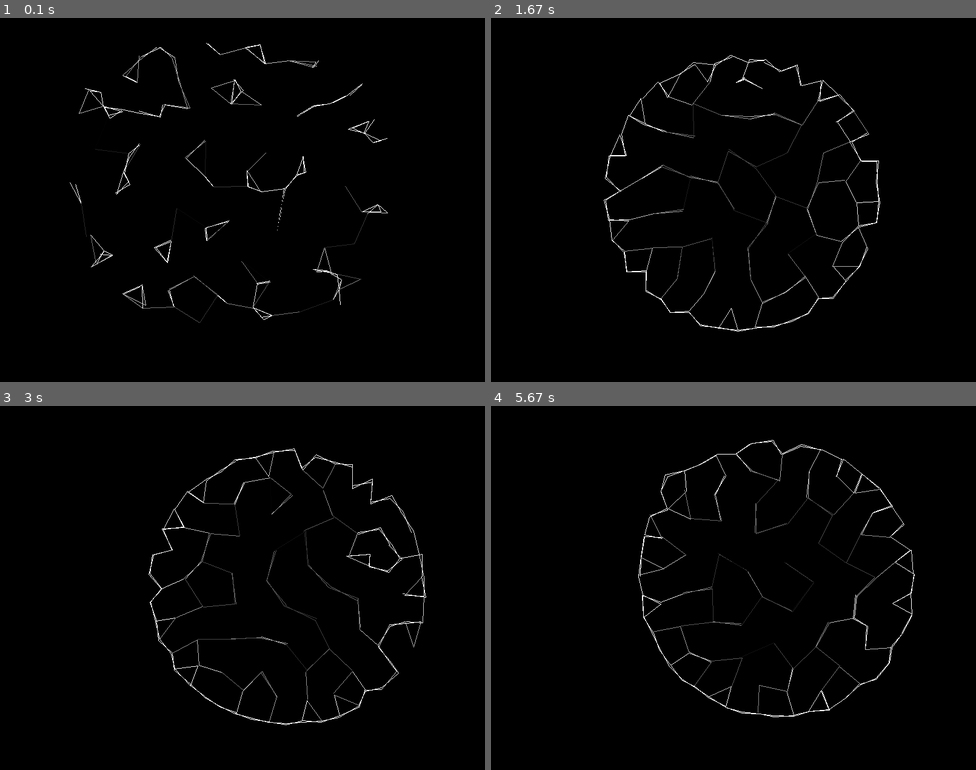
Above: before the commit, frames 1-4 (two rows, left to right).
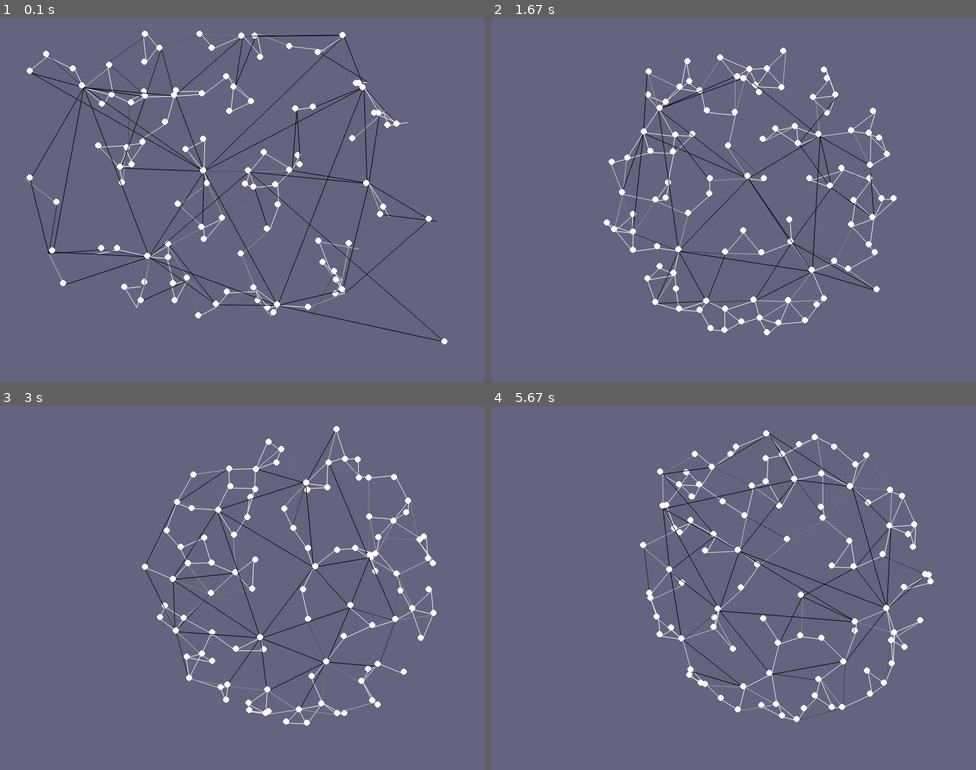
Above: after the commit, the same moments.

Repository: maxi0604/pygame-particles
Game: pygame game, started from particle.py
The game is run twice, just before and just after one commit, with the same random seed, the same clock (stepped at 60 frames per second) and the same inputs.
Inputs (mouse positions are in pixels of both pictures, inside the frame that each line leads up to):
- Up to frame 1 (0.1 s): no input
- Up to frame 2 (1.67 s): click (733, 200) at 0.38 s; click (782, 280) at 0.72 s; click (912, 327) at 1.05 s; click (743, 76) at 1.42 s
- Up to frame 3 (3 s): click (247, 624) at 1.92 s; click (368, 646) at 2.25 s; click (368, 555) at 2.75 s
- Up to frame 4 (5.67 s): click (908, 558) at 3.32 s; click (903, 660) at 3.65 s; click (752, 573) at 4.08 s; click (626, 522) at 4.48 s; click (864, 628) at 5.15 s; click (655, 471) at 5.55 s

The runs differ from the first frame. In frame 1, 99% of the frame differs, in the area x 0-100%, y 0-100%; in frame 2, 100%; in frame 3, 100%; in frame 4, 100%.

Commit message:
make output look nicer

Diff:
--- a/particle.py
+++ b/particle.py
@@ -24,10 +24,11 @@
     # main loop
     while running:
         dt = clock.tick(60)
-        screen.fill("black")
+        screen.fill((100, 100, 128))
         x_m, y_m = pygame.mouse.get_pos()
         # event handling, gets all event from the event queue
-        for part in particles:
+        for i in range(len(particles)):
+            part = particles[i]
             part[0] = (part[0] + random.uniform(-1, 1)) % width
             part[1] = (part[1] + random.uniform(-1, 1)) % width
 
@@ -35,35 +36,40 @@
             snd_min_dist = math.inf
             min_other = None
             snd_min_other = None
-            for other in particles:
-                if other == part:
+            for j in range(i + 1, len(particles)):
+                other = particles[j]
+                magn = math.hypot(other[0] - part[0], other[1] - part[1])
+                if magn == 0:
                     continue
-                len = math.hypot(other[0] - part[0], other[1] - part[1])
-                if len < min_dist:
+
+                if magn < min_dist:
                     snd_min_dist = min_dist
                     snd_min_other = min_other
-                    min_dist = len
+                    min_dist = magn
                     min_other = other
-                elif len < snd_min_dist:
-                    snd_min_dist = len
+                elif magn < snd_min_dist:
+                    snd_min_dist = magn
                     snd_min_other = other
 
-                norm_x, norm_y = (other[0] - part[0])/len, (other[1] - part[1])/len,
+                norm_x, norm_y = (other[0] - part[0])/magn, (other[1] - part[1])/magn,
                 # factor = 1 / (1 + math.exp(-(len)))
-                factor = 0.005 * (len - 300)
+                factor = 0.005 * (magn - 300)
                 part[0] += factor * norm_x
                 part[1] += factor * norm_y
 
-            min_dist_col = min(255, max(0, 600 - 10 * min_dist))
-            snd_min_dist_col = min(255, max(0, 600 - 10 * snd_min_dist))
-            pygame.draw.line(screen, (min_dist_col, min_dist_col, min_dist_col), (part[0], part[1]), (min_other[0], min_other[1]))
-            pygame.draw.line(screen, (snd_min_dist_col, snd_min_dist_col, snd_min_dist_col), (part[0], part[1]), (snd_min_other[0], snd_min_other[1]))
-            len = math.hypot(x_m - part[0], y_m - part[1])
-            norm_x, norm_y = (x_m - part[0])/len, (y_m - part[1])/len
-            factor = 0.005 * (800 - len)
+            if min_other:
+                min_dist_col = min(255, max(0, 600 - 7 * min_dist))
+                pygame.draw.aaline(screen, (min_dist_col, min_dist_col, min_dist_col), (part[0], part[1]), (min_other[0], min_other[1]))
+            if snd_min_other:
+                snd_min_dist_col = min(255, max(0, 600 - 7 * snd_min_dist))
+                pygame.draw.aaline(screen, (snd_min_dist_col, snd_min_dist_col, snd_min_dist_col), (part[0], part[1]), (snd_min_other[0], snd_min_other[1]))
+
+            magn = math.hypot(x_m - part[0], y_m - part[1])
+            norm_x, norm_y = (x_m - part[0])/magn, (y_m - part[1])/magn
+            factor = 0.005 * (800 - magn)
             part[0] += factor * norm_x
             part[1] += factor * norm_y
-            # pygame.draw.circle(screen, (255, 255, 255), (part[0], part[1]), 5)
+            pygame.draw.circle(screen, (255, 255, 255), (part[0], part[1]), 5)
 
         for event in pygame.event.get():
             # only do something if the event is of type QUIT
